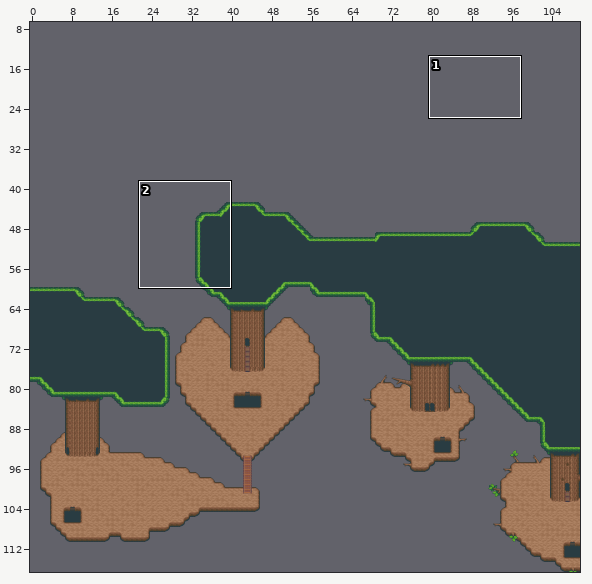
One commit to this Tiled map: res/worlds/fyddnymed_canopy.tmx. Above, an overview of the earlier version with the close-up marked.
Close-up. Before the edit:
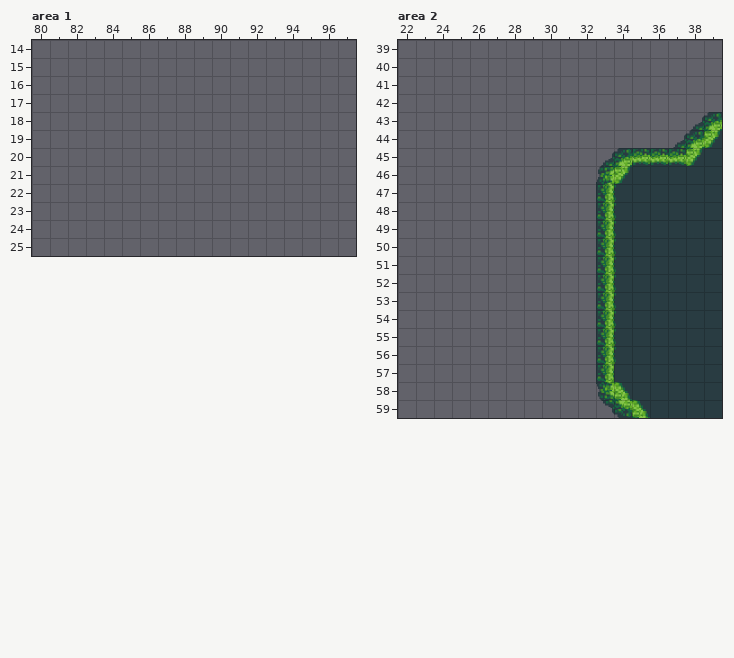
Cells are 32x32 px. Shown: area 1 x 80..97, y 14..25; area 2 x 22..39, y 39..59. The commit also changed other parts of the map, which this record leaves out.
The result:
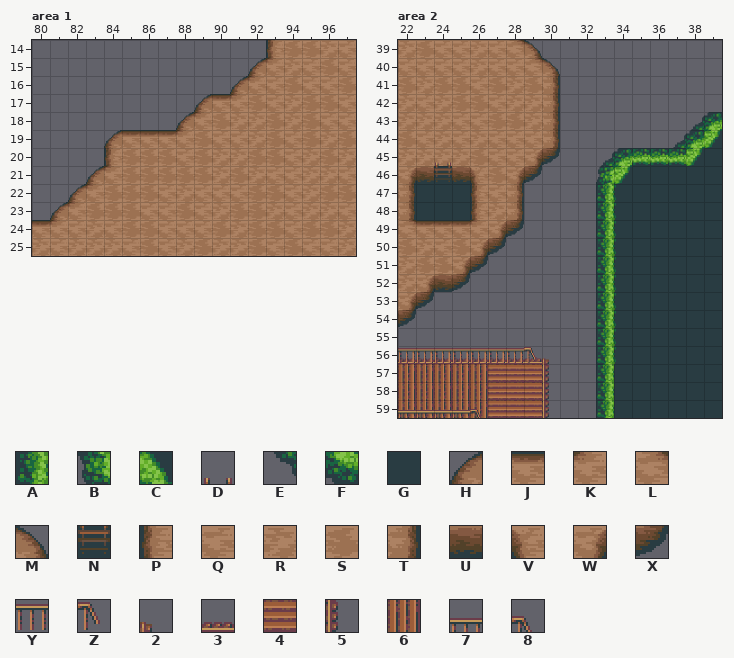
Key: from "giant_tree": A 153, B 187, C 188, D 194, E 221, F 222, G 257, H 289, J 290, K 291, L 292, M 293, N 296, P 323, Q 324, R 325, S 326, T 327, U 358, V 359, W 360, X 361, Y 392, Z 393, 2 396, 3 426, 4 429, 5 430, 6 460, 7 528, 8 529.
_ is an empty cell, . an unchanged one.
The exact change:
--- layer "Tile Layer 2", area 1
@@ x 80..97 @@
-14 ............._____
-15 ............______
-16 ..........._______
-17 ........._________
-18 ........__________
-19 ....______________
-20 ....______________
-21 ..._______________
-22 ..________________
-23 ._________________
-24 __________________
-25 __________________
+14 .............PSSRQ
+15 ............HKRQSQ
+16 ...........HKQSQQS
+17 .........HJKSQRSSQ
+18 ........HKSRRSRSQQ
+19 ....HJJJKSQQRSQSRS
+20 ....PSSSQSRRSSQRSR
+21 ...HKSSSSSRSRQQRRQ
+22 ..HKSSSQRQQQSSQRSS
+23 .HKSSSQQSQRSSRQRRQ
+24 JKQRQSSQQQSRSSQSSR
+25 RQRRRQSQRSRRSQSQQR
--- layer "Tile Layer 2", area 2
@@ x 22..30 @@
-39 ________.
-40 _________
-41 _________
-42 _________
-43 _________
-44 _________
-45 _________
-46 ________.
-47 _______..
-48 _______..
-49 _______..
-50 ______...
-51 _____....
-52 ____.....
-53 __.......
-54 _........
+39 RSQQRQLM.
+40 QQQQRQQLM
+41 SRSSQSRST
+42 RQRSSQRRT
+43 RRRQQSSRT
+44 SQRQRQQQT
+45 RRRRSQQWX
+46 WUNUVSWX.
+47 TGGGPQT..
+48 TGGGPRT..
+49 LJJJKWX..
+50 SRQSWX...
+51 RSSWX....
+52 RWUX.....
+53 WX.......
+54 X........
@@ x 33..35 @@
-58 BC.
-59 EFC
+58 AG.
+59 AGG
--- layer "Tile Layer 3", area 2
@@ x 24..24 @@
-45 _
+45 D
@@ x 22..30 @@
-56 _________
-57 _________
-58 _________
-59 _________
+56 333333332
+57 666664445
+58 666664445
+59 666664445
--- layer "Tile Layer 4", area 2
@@ x 22..29 @@
-56 ________
+56 YYYYYYYZ
@@ x 22..26 @@
-59 _____
+59 77778
Boxes around the changes in both close-ups, in picture pixels (x1, y1, x2, y2):
added: (32, 40, 356, 256)
added: (398, 40, 560, 327)
added: (398, 347, 549, 418)
changed: (596, 382, 650, 418)
